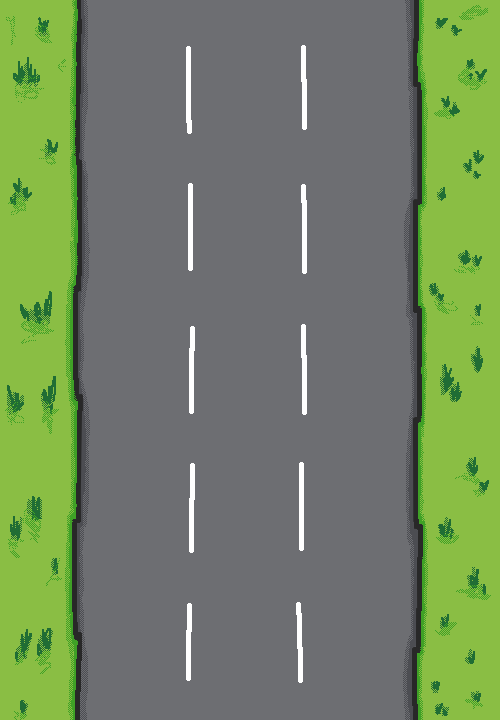
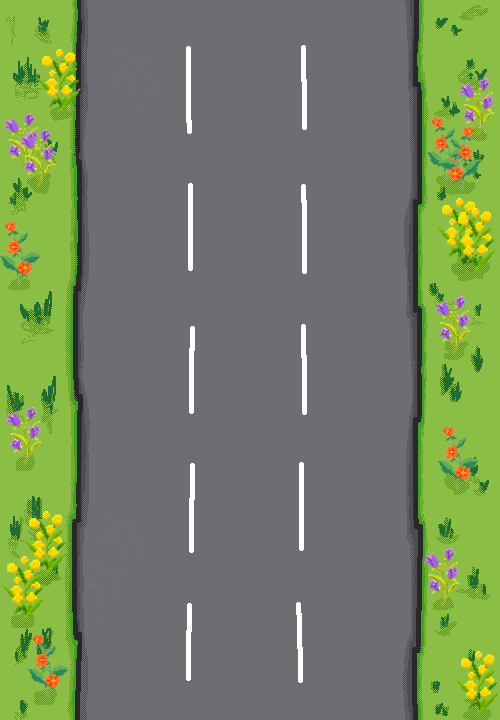
The second w=500, h=720 image is a revision of the first. Changes to its layers:
added layer "flower 3" above "flower 2" over [0, 64, 500, 720]
added layer "flower 2" above "flower 1" over [0, 49, 500, 720]
added layer "flower 1" above "Paint Layer 2(pasted) Merged" over [0, 49, 500, 720]
painted on "Paint Layer 2(pasted) Merged" over [0, 49, 500, 720]
painted on "Paint Layer 1" over [0, 49, 500, 720]
